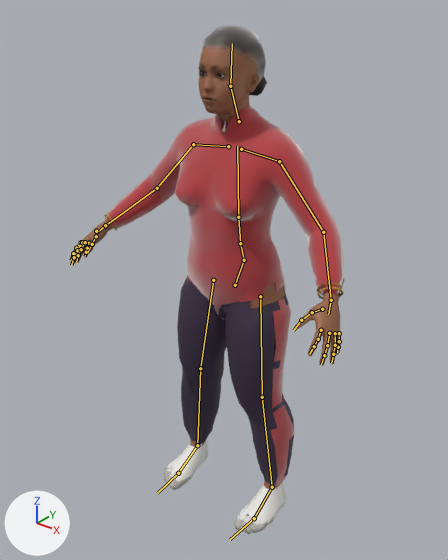
The glTF model apps/client/public/characters/yoga.low.glb as it was, and as the next commit left it.
The view is the same before and after, from a 50 mm lens placed at (1.056, -1.401, 1.656), pointed at (-0.052, -0.016, 0.797). The axes (+X, +Y, +Z) are drawn at lower left. The lights are the same throughout. The picture after the commit comes second. The bones that change, and the others that lie on the model, are drawn over the model as lines.
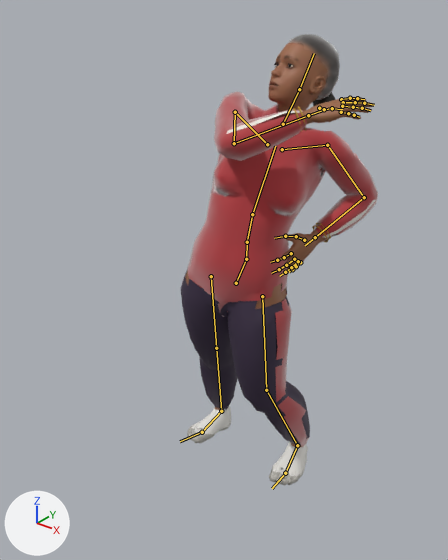
The newer file adds an action. The first version stands in its rest pose; the second is drawn at frame 0 of the action 'cheer'.

Boxes (x1, y1, x2, y2) around the edits, measured in the pictures (448 x 560 px):
'Mesh_0', posed (28% narrower, 11% shorter)
    before: (70, 25, 345, 534)
    after: (181, 34, 378, 486)
bone 'pelvis', root to tip
    before: (235, 285) to (244, 260)
    after: (236, 283) to (246, 259)
bone 'spine_01', root to tip
    before: (244, 260) to (240, 243)
    after: (246, 259) to (247, 242)
bone 'spine_02', root to tip
    before: (240, 243) to (238, 217)
    after: (247, 242) to (252, 214)
bone 'spine_03', root to tip
    before: (238, 217) to (237, 146)
    after: (252, 214) to (275, 146)
bone 'clavicle_l', root to tip
    before: (241, 149) to (279, 161)
    after: (282, 149) to (327, 145)
bone 'upperarm_l', root to tip
    before: (279, 161) to (323, 232)
    after: (327, 145) to (364, 197)
bone 'lowerarm_l', root to tip
    before: (323, 232) to (331, 300)
    after: (364, 197) to (315, 237)
bone 'hand_l', root to tip
    before: (331, 300) to (328, 314)
    after: (315, 237) to (305, 245)
bone 'clavicle_r', root to tip
    before: (228, 146) to (193, 144)
    after: (267, 144) to (235, 112)
bone 'upperarm_r', root to tip
    before: (193, 144) to (157, 188)
    after: (235, 112) to (234, 143)
bone 'lowerarm_r', root to tip
    before: (157, 188) to (105, 225)
    after: (234, 143) to (308, 115)
bone 'hand_r', root to tip
    before: (105, 225) to (96, 233)
    after: (308, 115) to (323, 110)
bone 'neck_01', root to tip
    before: (239, 121) to (230, 86)
    after: (283, 124) to (299, 89)
bone 'head', root to tip
    before: (230, 86) to (232, 43)
    after: (299, 89) to (314, 53)
bone 'thigh_l', root to tip
    before: (260, 296) to (262, 397)
    after: (262, 296) to (266, 390)
bone 'calf_l', root to tip
    before: (262, 397) to (272, 487)
    after: (266, 390) to (297, 445)
bone 'foot_l', root to tip
    before: (272, 487) to (254, 518)
    after: (297, 445) to (285, 473)
bone 'thigh_r', root to tip
    before: (213, 280) to (200, 368)
    after: (211, 276) to (216, 348)
bone 'calf_r', root to tip
    before: (200, 368) to (197, 445)
    after: (216, 348) to (221, 411)
bone 'foot_r', root to tip
    before: (197, 445) to (178, 473)
    after: (221, 411) to (202, 432)

What the commit changed:
Bone 'pelvis' (bone_pelvis) moves from (0.0, 0.0, 0.0) to (-0.006, 0.007, -0.011).
Bone 'pelvis' (bone_pelvis) turns from (0, 0, 0) to (-7, 12, -2) degrees about its own x, y and z.
Bone 'spine_01' (bone_spine_01) turns from (0, 0, 0) to (-1, 6, 2) degrees about its own x, y and z.
Bone 'spine_02' (bone_spine_02) turns from (0, 0, 0) to (-5, 6, -4) degrees about its own x, y and z.
Bone 'spine_03' (bone_spine_03) turns from (0, 0, 0) to (-4, 3, -6) degrees about its own x, y and z.
Bone 'clavicle_l' (bone_clavicle_l) turns from (0, 0, 0) to (2, 0, 29) degrees about its own x, y and z.
Bone 'upperarm_l' (bone_upperarm_l) turns from (0, 0, 0) to (-93, 56, -112) degrees about its own x, y and z.
Bone 'lowerarm_l' (bone_lowerarm_l) turns from (0, 0, 0) to (59, -14, 25) degrees about its own x, y and z.
Bone 'hand_l' (bone_hand_l) turns from (0, 0, 0) to (-15, -24, 1) degrees about its own x, y and z.
Bone 'clavicle_r' (bone_clavicle_r) turns from (0, 0, 0) to (5, 1, -32) degrees about its own x, y and z.
Bone 'upperarm_r' (bone_upperarm_r) turns from (0, 0, 0) to (97, -23, -9) degrees about its own x, y and z.
Bone 'lowerarm_r' (bone_lowerarm_r) turns from (0, 0, 0) to (57, 14, -25) degrees about its own x, y and z.
Bone 'hand_r' (bone_hand_r) turns from (0, 0, 0) to (-15, 20, 0) degrees about its own x, y and z.
Bone 'neck_01' (bone_neck_01) turns from (0, 0, 0) to (-8, -21, -6) degrees about its own x, y and z.
Bone 'head' (bone_head) turns from (0, 0, 0) to (6, -34, 9) degrees about its own x, y and z.
Bone 'thigh_l' (bone_thigh_l) turns from (0, 0, 0) to (8, 14, -9) degrees about its own x, y and z.
Bone 'calf_l' (bone_calf_l) turns from (0, 0, 0) to (18, 1, 0) degrees about its own x, y and z.
Bone 'foot_l' (bone_foot_l) turns from (0, 0, 0) to (-37, -15, -2) degrees about its own x, y and z.
Bone 'thigh_r' (bone_thigh_r) turns from (0, 0, 0) to (28, 3, 7) degrees about its own x, y and z.
Bone 'calf_r' (bone_calf_r) turns from (0, 0, 0) to (-8, -1, 0) degrees about its own x, y and z.
Bone 'foot_r' (bone_foot_r) turns from (0, 0, 0) to (-25, 14, -1) degrees about its own x, y and z.
